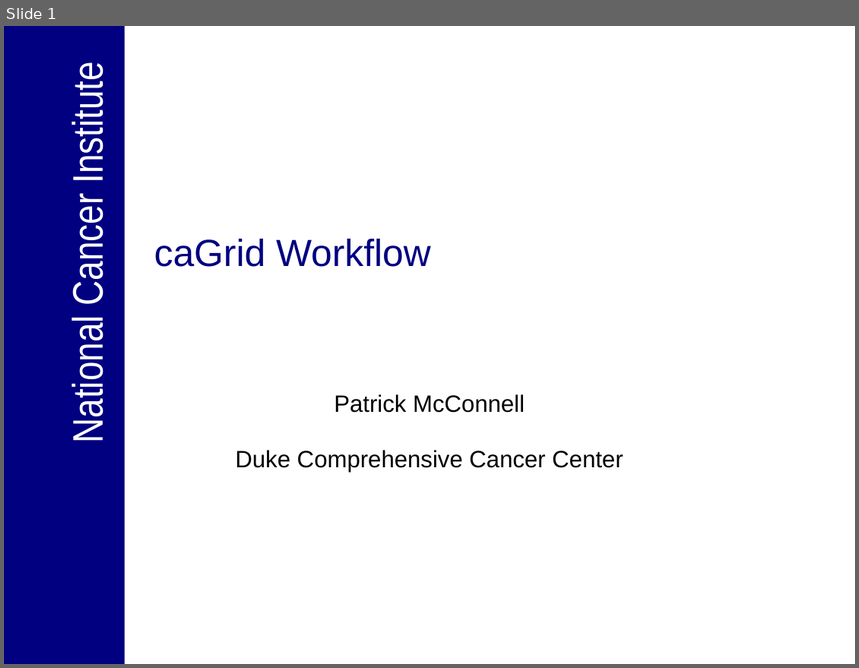
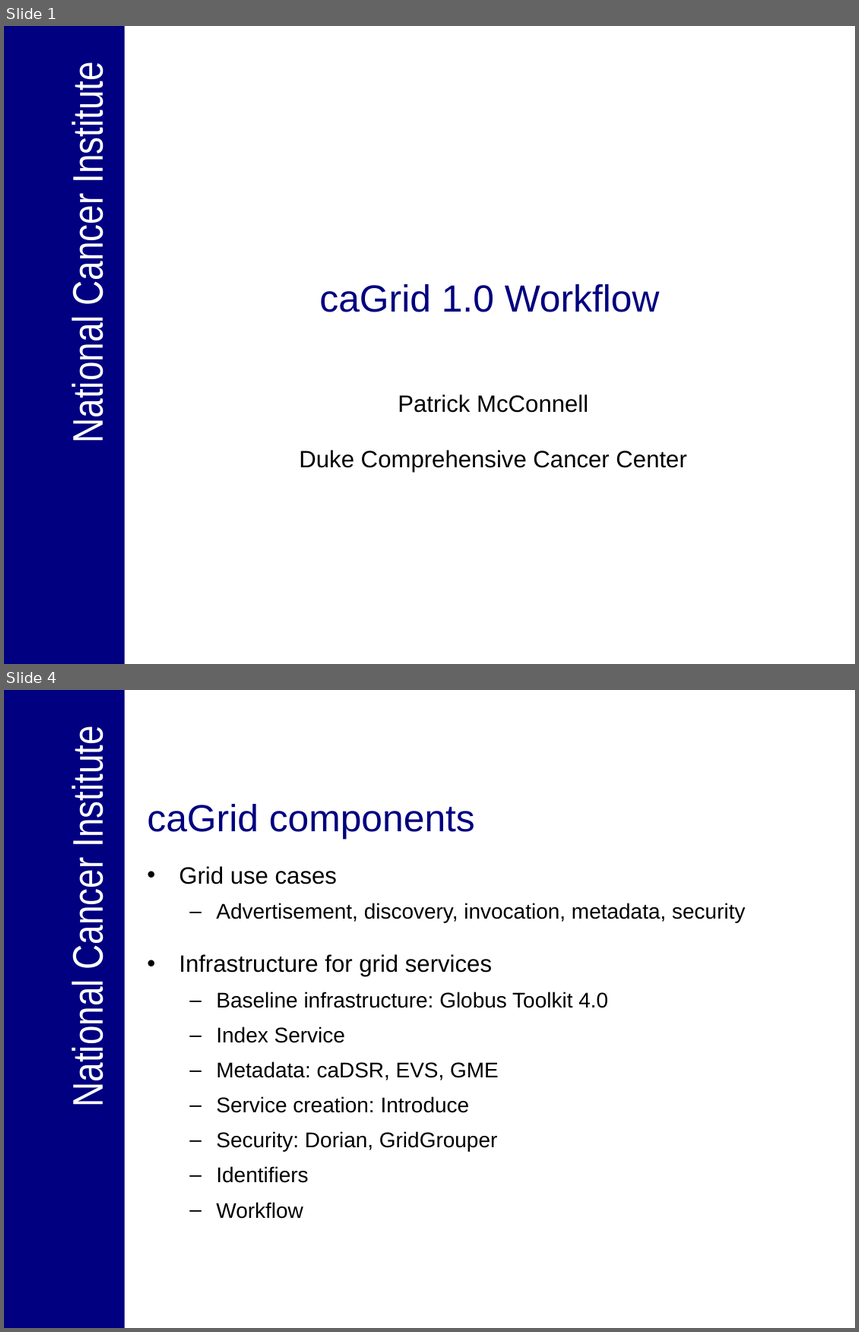
Before and after one commit to NCIP/cagrid-portal, a slide deck: cagrid-1-0/Documentation/presentations/20060918_ICR/workflow_icr_f2f_2006_09_18.ppt. Shown one above the other, each under a label of ours: slide 1 before the commit, slides 1 and 4 after it; the slides between them are not shown. The pictures are 859x668 and 859x1332 pixels, drawn with LibreOffice and Linux fonts; fonts in the diff are those of the drawing; background and template pictures are left out. Boxes give left, top, right and bottom in pixels: in the first picture for what was removed or moved away, otherwise in the second. Text is boxed around its words. In the diff, an @@ line names an element or a change of style, - is before the commit and + after.

```diff
--- a/cagrid-1-0/Documentation/presentations/20060918_ICR/workflow_icr_f2f_2006_09_18.ppt
+++ b/cagrid-1-0/Documentation/presentations/20060918_ICR/workflow_icr_f2f_2006_09_18.ppt
@@ slide 4 added at [4,690,855,1328], background #FFFFFF; not listed: 2 template elements that a slide beside it also shows @@
@@ title added at [147,804,475,839], 32 pt, text #000080 @@
+caGrid components
@@ text added at [179,866,745,1219], 18 pt, text #000000 @@
+• Grid use cases
+  – Advertisement, discovery, invocation, metadata, security
+• Infrastructure for grid services
+  – Baseline infrastructure: Globus Toolkit 4.0
+  – Index Service
+  – Metadata: caDSR, EVS, GME
+  – Service creation: Introduce
+  – Security: Dorian, GridGrouper
+  – Identifiers
+  – Workflow
@@ slide 1 changed as well @@
@@ title at [319,284,660,313]: text changed @@
-caGrid Workflow
+caGrid 1.0 Workflow
@@ subtitle "Patrick McConnell": place and size @@
-subtitle "Patrick McConnell" at [235,395,623,472]
+subtitle "Patrick McConnell" at [299,395,686,472]
```
Also in this commit, not shown: 1 other slide changed, 25 other slides added.
